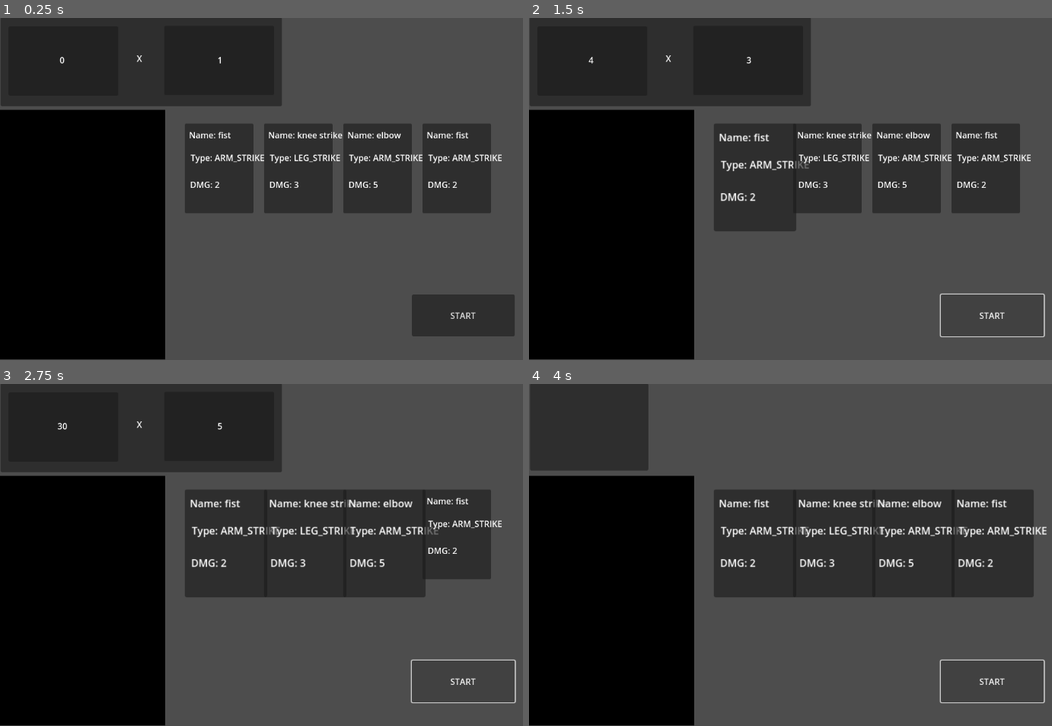
Above: before the commit, frames 1-4 (two rows, left to right).
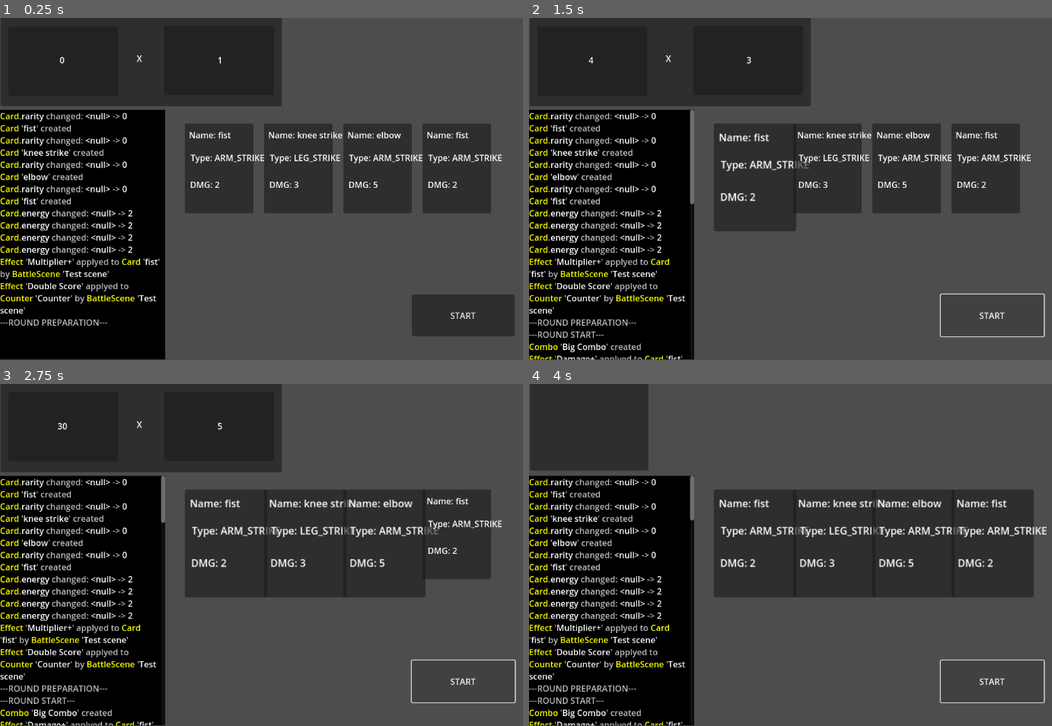
Above: after the commit, the same moments.

Repository: C0ldSt33l/Fighting-Card-Game
Game: Godot game, scene res://test_scene.tscn
Same seed, same stepped clock (60 frames per second), same inputs: the game is played once before the commit and once after it.
Inputs:
- Up to frame 1 (0.25 s): no input
- Up to frame 2 (1.5 s): click "START" at 0.5 s; click "START" at 1.25 s
- Up to frame 3 (2.75 s): click "START" at 2 s
- Up to frame 4 (4 s): no input

The runs differ from the first frame. In frame 1, 3.9% of the frame differs, in the area x 0-31%, y 27-90%; in frame 2, 4.7%, in the area x 0-32%, y 26-100%; in frame 3, 4.6%; in frame 4, 4.6%.

Commit message:
connect logger with events

Diff:
--- a/global/events.gd
+++ b/global/events.gd
@@ -1,11 +1,6 @@
 extends Node
 
 # BATTLE EVENTS
-signal round_prepare_started()
-signal round_started()
-signal round_ended()
-signal round_exit()
-
 signal obj_created(obj: Variant)
 signal obj_prop_changed(
 	obj: Variant,
@@ -14,6 +9,11 @@
 	new: int
 )
 signal obj_destroyed(obj: Variant)
+
+signal round_preparation_started()
+signal round_started()
+signal round_ended()
+signal round_exit()
 
 signal card_started(c: Card)
 signal card_ended(c: Card)
--- a/logger/logger.gd
+++ b/logger/logger.gd
@@ -5,6 +5,7 @@
 @export var TEXT_DEFAULT_COLOR := Color.GRAY
 @export var OBJ_TYPE_COLOR := Color.YELLOW
 @export var OBJ_NAME_COLOR := Color.WHITE
+@export var OBJ_PROP_COLOR := Color.WHITE
 @export var SCORE_OLD_VAL_COLOR := Color.WHITE
 @export var SCORE_NEW_VAL_COLOR := Color.WHITE
 @export var SCORE_DIFF_COLOR := Color.GREEN
@@ -12,17 +13,26 @@
 @export var EFFECT_NAME_COLOR := Color.ORANGE
 @export var DMG_COLOR := Color.RED
 
+const ROUND_PREPARATION_STARTED_PLACEHOLDERA := '---ROUND PREPARATION---'
+const ROUND_STARTED_PLACEHOLDER := '---ROUND START---'
+const ROUND_ENDED_PLACEHOLDER := '---ROUND END---'
+const ROUND_EXIT_PLACEHOLDER := '---ROUND EXIT---'
+
 const OBJ_PLACEHOLDER := "%s '%s'"
-const OBJ_HAS_CREATED_PLACEHOLDER := OBJ_PLACEHOLDER + ' has created'
-const OBJ_HAS_DESTROYED_PLACEHOLDER := OBJ_PLACEHOLDER + ' has destroyed'
-
-const CARD_HAS_PLAYED_PLACEHOLDER := OBJ_PLACEHOLDER + " has played with score(%s, %s)"
-const COMBO_HAS_ACTIVATED_PLACEHOLDER := OBJ_PLACEHOLDER + " has activated with effects:"
-const COMBO_STARTED := OBJ_PLACEHOLDER + ' started'
-const COMBO_ENDED := OBJ_PLACEHOLDER + ' ended'
-
-const APPLYED_EFFECT_PLACEHOLDER := '%s'
-const EFFECT_HAS_ACTIVATED := OBJ_PLACEHOLDER + ' has been applyed to ' + OBJ_PLACEHOLDER + ' by ' + OBJ_PLACEHOLDER
+const OBJ_CREATED_PLACEHOLDER := OBJ_PLACEHOLDER + ' created'
+const OBJ_DESTROYED_PLACEHOLDER := OBJ_PLACEHOLDER + ' destroyed'
+const OBJ_PROP_CHANGE_PLACEHOLDER := '%s.%s changed: %s -> %s'
+
+const CARD_STARTED_PLACEHOLDER := OBJ_PLACEHOLDER + " started with score(%s, %s)"
+const CARD_ENDED_PLACEHOLDER := OBJ_PLACEHOLDER + ' ended'
+
+const COMBO_STARTED_PLACEHOLDER := OBJ_PLACEHOLDER + ' started with score(%s, %s)'
+const COMBO_ENDED_PLACEHOLDER := OBJ_PLACEHOLDER + ' ended'
+
+const EXIT_FROM_PLACEHOLDER := 'Exit from ' + OBJ_PLACEHOLDER
+
+const EFFECT_APPLYED_PLACEHOLDER:= OBJ_PLACEHOLDER + ' applyed to ' + OBJ_PLACEHOLDER + ' by ' + OBJ_PLACEHOLDER
+const EFFECT_ACTIVATED_PLACEHOLDER := OBJ_PLACEHOLDER + ' activated on ' + OBJ_PLACEHOLDER
 
 const NUMBER_CHANGE_PLACEHOLDER := '%s -> %s: %s'
 const SCORE_POINTS_CHANGE_PLACEHOLDER := 'Score: points ' + NUMBER_CHANGE_PLACEHOLDER
@@ -52,95 +62,137 @@
 	self.append_text(text + '\n')
 
 
-func obj_has_created_log(obj: Variant) -> void:
+func obj_created_log(obj: Variant) -> void:
 	var type_and_name := self.get_obj_type_and_name(obj)
-	self.put_text(OBJ_HAS_CREATED_PLACEHOLDER % [
-		colorful(type_and_name[0], OBJ_TYPE_COLOR),
-		colorful(type_and_name[1], OBJ_NAME_COLOR),
-	])
-
-
-func change_points_log(old: int, new: int, diff: int) -> void:
-	var diff_color := SCORE_NEGATIVE_DIFF_COLOR if diff < 0 else SCORE_DIFF_COLOR
-	self.put_text(SCORE_POINTS_CHANGE_PLACEHOLDER % [
-		colorful(str(old), SCORE_OLD_VAL_COLOR),
-		colorful(str(new), SCORE_NEW_VAL_COLOR),
-		colorful(str(diff), diff_color),
-	])
-
-
-func change_multiplier_log(old: int, new: int, diff: int) -> void:
-	var diff_color := SCORE_NEGATIVE_DIFF_COLOR if diff < 0 else SCORE_DIFF_COLOR
-	self.put_text(SCORE_MULTIPLIER_CHANGE_PLACEHOLDER % [
-		colorful(str(old), SCORE_OLD_VAL_COLOR),
-		colorful(str(new), SCORE_NEW_VAL_COLOR),
-		colorful(str(diff), diff_color),
-	])
-
-
-func change_total_score_log(old: int, new: int, diff: int) -> void:
-	var diff_color := SCORE_NEGATIVE_DIFF_COLOR if diff < 0 else SCORE_DIFF_COLOR
-	self.put_text(SCORE_TOTAL_SCORE_CHANGE_PLACEHOLDER % [
-		colorful(str(old), SCORE_OLD_VAL_COLOR),
-		colorful(str(new), SCORE_NEW_VAL_COLOR),
-		colorful(str(diff), diff_color),
-	])
-
-
-func card_has_played_log(c: Card) -> void:
-	var type_and_name := self.get_obj_type_and_name(c)
-	self.put_text(CARD_HAS_PLAYED_PLACEHOLDER % [
-		colorful(type_and_name[0], OBJ_TYPE_COLOR),
-		colorful(type_and_name[1], OBJ_NAME_COLOR),
-		colorful(str(c.points), DMG_COLOR),
-		colorful(str(c.multiplier), DMG_COLOR),
-	])
-	self.put_text('Effects:')
-	for e in c.effects:
-		self.put_text('\t' + (APPLYED_EFFECT_PLACEHOLDER % [colorful(e.name, EFFECT_NAME_COLOR)]))
-
-
-func combo_has_activated_log(c: Combo) -> void:
-	var type_and_name := self.get_obj_type_and_name(c)
-	self.put_text(COMBO_HAS_ACTIVATED_PLACEHOLDER % [
-		colorful(type_and_name[0], OBJ_TYPE_COLOR),
-		colorful(type_and_name[1], OBJ_NAME_COLOR),
-	])
-	self.put_text(('Main ' + APPLYED_EFFECT_PLACEHOLDER) % [colorful(c.effect.name, EFFECT_NAME_COLOR)])
-	for e in c.effects_from_upgrades:
-		self.put_text(APPLYED_EFFECT_PLACEHOLDER % [colorful(e.name, EFFECT_NAME_COLOR)])
-
-
-func effect_activated_log(e: Effect) -> void:
-	var type_and_name := self.get_obj_type_and_name(e)
+	self.put_text(OBJ_CREATED_PLACEHOLDER % [
+		colorful(type_and_name[0], OBJ_TYPE_COLOR),
+		colorful(type_and_name[1], OBJ_NAME_COLOR),
+	])
+
+func obj_has_destroyed_log(obj: Variant) -> void:
+	var type_and_name := self.get_obj_type_and_name(obj)
+	self.put_text(OBJ_DESTROYED_PLACEHOLDER % [
+		colorful(type_and_name[0], OBJ_TYPE_COLOR),
+		colorful(type_and_name[1], OBJ_NAME_COLOR),
+	])
+
+func obj_prop_changed_log(obj: Variant, prop: StringName, old: Variant, new: Variant) -> void:
+	var type := self.get_obj_type_and_name(obj)[0]
+	self.put_text(OBJ_PROP_CHANGE_PLACEHOLDER % [
+		colorful(type, OBJ_TYPE_COLOR),
+		colorful(prop, Color.WHITE),
+		colorful(str(old), SCORE_OLD_VAL_COLOR),
+		colorful(str(new), SCORE_NEW_VAL_COLOR),
+	])
+
+
+func round_preparation_started_log():
+	self.put_text(ROUND_PREPARATION_STARTED_PLACEHOLDERA)
+
+func round_started_log():
+	self.put_text(ROUND_STARTED_PLACEHOLDER)
+
+func round_ended_log():
+	self.put_text(ROUND_ENDED_PLACEHOLDER)
+
+func round_exit_log():
+	self.put_text(ROUND_EXIT_PLACEHOLDER)
+
+
+func card_started_log(c: Card) -> void:
+	var type_and_name := self.get_obj_type_and_name(c)
+	self.put_text(CARD_STARTED_PLACEHOLDER % [
+		colorful(type_and_name[0], OBJ_TYPE_COLOR),
+		colorful(type_and_name[1], OBJ_NAME_COLOR),
+		colorful(str(c.points), OBJ_PROP_COLOR),
+		colorful(str(c.multiplier), OBJ_PROP_COLOR),
+	])
+
+func card_ended_log(c: Card) -> void:
+	var type_and_name := self.get_obj_type_and_name(c)
+	self.put_text(CARD_ENDED_PLACEHOLDER % [
+		colorful(type_and_name[0], OBJ_TYPE_COLOR),
+		colorful(type_and_name[1], OBJ_NAME_COLOR),
+	])
+
+func card_exit_log(c: Card) -> void:
+	var type_and_name := self.get_obj_type_and_name(c)
+	self.put_text(EXIT_FROM_PLACEHOLDER % [
+		colorful(type_and_name[0], OBJ_TYPE_COLOR),
+		colorful(type_and_name[1], OBJ_NAME_COLOR),
+	])
+
+
+func combo_started_log(c: Combo) -> void:
+	var type_and_name := self.get_obj_type_and_name(c)
+	self.put_text(COMBO_STARTED_PLACEHOLDER % [
+		colorful(type_and_name[0], OBJ_TYPE_COLOR),
+		colorful(type_and_name[1], OBJ_NAME_COLOR),
+		colorful(str(c.points), OBJ_PROP_COLOR),
+		colorful(str(c.multiplier), OBJ_PROP_COLOR),
+	])
+
+func combo_ended_log(c: Combo) -> void:
+	var type_and_name := self.get_obj_type_and_name(c)
+	self.put_text(COMBO_ENDED_PLACEHOLDER % [
+		colorful(type_and_name[0], OBJ_TYPE_COLOR),
+		colorful(type_and_name[1], OBJ_NAME_COLOR),
+	])
+
+func combo_exit_log(c: Combo) -> void:
+	var type_and_name := self.get_obj_type_and_name(c)
+	self.put_text(EXIT_FROM_PLACEHOLDER % [
+		colorful(type_and_name[0], OBJ_TYPE_COLOR),
+		colorful(type_and_name[1], OBJ_NAME_COLOR),
+	])
+
+
+func effect_applyed_log(e: Effect) -> void:
+	var effect_type_and_name := self.get_obj_type_and_name(e)
+	var target_type_and_name := self.get_obj_type_and_name(e.target)
 	var caster_type_and_name := self.get_obj_type_and_name(e.caster)
-	var target_type_and_name := self.get_obj_type_and_name(e.target)
-	self.put_text(EFFECT_HAS_ACTIVATED % [
-		colorful(type_and_name[0], OBJ_TYPE_COLOR),
-		colorful(type_and_name[1], OBJ_NAME_COLOR),
+	self.put_text(EFFECT_APPLYED_PLACEHOLDER % [
+		colorful(effect_type_and_name[0], OBJ_TYPE_COLOR),
+		colorful(effect_type_and_name[1], OBJ_NAME_COLOR),
 		colorful(target_type_and_name[0], OBJ_TYPE_COLOR),
 		colorful(target_type_and_name[1], OBJ_NAME_COLOR),
 		colorful(caster_type_and_name[0], OBJ_TYPE_COLOR),
 		colorful(caster_type_and_name[1], OBJ_NAME_COLOR),
 	])
 
-
-func obj_prop_changed_log(obj: Variant, prop: StringName, old: Variant, new: Variant) -> void:
-	const placeholder := '%s.%s changed: %s -> %s'
-	var type := self.get_obj_type_and_name(obj)[0]
-	self.put_text(placeholder % [
-		colorful(type, OBJ_TYPE_COLOR),
-		colorful(prop, Color.WHITE),
-		colorful(str(old), SCORE_OLD_VAL_COLOR),
-		colorful(str(new), SCORE_NEW_VAL_COLOR),
-	])
-
-
-func obj_has_destroyed_log(obj: Variant) -> void:
-	var type_and_name := self.get_obj_type_and_name(obj)
-	self.put_text(OBJ_HAS_DESTROYED_PLACEHOLDER % [
-		colorful(type_and_name[0], OBJ_TYPE_COLOR),
-		colorful(type_and_name[1], OBJ_NAME_COLOR),
+func effect_activated_log(e: Effect) -> void:
+	var effect_type_and_name := self.get_obj_type_and_name(e)
+	var target_type_and_name := self.get_obj_type_and_name(e.target)
+	self.put_text(EFFECT_ACTIVATED_PLACEHOLDER % [
+		colorful(effect_type_and_name[0], OBJ_TYPE_COLOR),
+		colorful(effect_type_and_name[1], OBJ_NAME_COLOR),
+		colorful(target_type_and_name[0], OBJ_TYPE_COLOR),
+		colorful(target_type_and_name[1], OBJ_NAME_COLOR),
+	])
+
+
+func score_points_updated_log(old: int, new: int, diff: int) -> void:
+	var diff_color := SCORE_NEGATIVE_DIFF_COLOR if diff < 0 else SCORE_DIFF_COLOR
+	self.put_text(SCORE_POINTS_CHANGE_PLACEHOLDER % [
+		colorful(str(old), SCORE_OLD_VAL_COLOR),
+		colorful(str(new), SCORE_NEW_VAL_COLOR),
+		colorful(str(diff), diff_color),
+	])
+
+func score_multiplier_updated_log(old: int, new: int, diff: int) -> void:
+	var diff_color := SCORE_NEGATIVE_DIFF_COLOR if diff < 0 else SCORE_DIFF_COLOR
+	self.put_text(SCORE_MULTIPLIER_CHANGE_PLACEHOLDER % [
+		colorful(str(old), SCORE_OLD_VAL_COLOR),
+		colorful(str(new), SCORE_NEW_VAL_COLOR),
+		colorful(str(diff), diff_color),
+	])
+
+func score_total_score_updated_log(old: int, new: int, diff: int) -> void:
+	var diff_color := SCORE_NEGATIVE_DIFF_COLOR if diff < 0 else SCORE_DIFF_COLOR
+	self.put_text(SCORE_TOTAL_SCORE_CHANGE_PLACEHOLDER % [
+		colorful(str(old), SCORE_OLD_VAL_COLOR),
+		colorful(str(new), SCORE_NEW_VAL_COLOR),
+		colorful(str(diff), diff_color),
 	])
 
 
@@ -158,7 +210,28 @@
 
 
 func connect_battle_signals() -> void:
-	pass
+	Events.connect_events({
+		round_preparation_started = self.round_preparation_started_log,
+		round_started = self.round_started_log,
+		round_ended = self.round_ended_log,
+		round_exit = self.round_exit_log,
+
+		obj_created = self.obj_created_log,
+		obj_prop_changed = self.obj_prop_changed_log,
+		obj_destroyed = self.obj_has_destroyed_log,
+
+		card_started = self.card_started_log ,
+		card_ended = self.card_ended_log ,
+		card_exit = self.card_exit_log ,
+		combo_started = self.combo_started_log ,
+		combo_ended = self.combo_ended_log ,
+		combo_exit = self.combo_exit_log ,
+		effect_applyed = self.effect_applyed_log ,
+		effect_activated = self.effect_activated_log ,
+		score_points_updated = self.score_points_updated_log ,
+		score_multiplier_updated = self.score_multiplier_updated_log ,
+		score_total_score_updated = self.score_total_score_updated_log ,
+	})
 
 
 static func colorful(text: String, c: Color) -> String:
--- a/test_scene.gd
+++ b/test_scene.gd
@@ -22,16 +22,7 @@
 
 func _ready() -> void:
 	Game.battle = self
-	# self.connect_signals(self, {
-	# 	round_started = null,
-	# 	round_ended = null,
-	# 	round_tick = null,
-	# })
-	# Utils.connect_signals(self.counter, {
-	# 	'points_changed': self.logger.change_points_log,
-	# 	'multiplier_changed': self.logger.change_multiplier_log,
-	# 	'total_score_changed': self.logger.change_total_score_log,
-	# })
+	self.logger.connect_battle_signals()
 
 	var configs := [
 		{
@@ -79,7 +70,7 @@
 	Game.battle.add_effect(post_round_effect)
 
 	# print(inst_to_dict(self))
-	Events.round_prepare_started.emit()
+	Events.round_preparation_started.emit()
 
 
 func start_round() -> void:
@@ -112,7 +103,7 @@
 	self.cards_on_table.clear()
 	self.effects.clear()
 
-	Events.round_prepare_started.emit()
+	Events.round_preparation_started.emit()
 
 
 func play_card() -> void:
@@ -146,12 +137,6 @@
 		func (c: Card) -> void:
 			c.add_tags(config)
 			c.position = pos
-			#c = Utils.connect_signals(c, {
-				#created = self.logger.obj_has_created_log,
-				#played = self.logger.card_has_played_log,
-				#destroyed = self.logger.obj_has_destroyed_log,
-				#prop_changed = self.logger.obj_prop_changed_log,
-			#})
 	)
 
 	self.cards_on_table.append(card)
@@ -180,14 +165,6 @@
 
 func create_combo(name: StringName, cards: Array[Card]) -> Combo:
 	var combo := ComboFactory.create(name, cards)
-	if combo == null: return null
-
-	#Utils.connect_signals(combo, {
-		#created = self.logger.obj_has_created_log,
-		#played = self.logger.combo_has_activated,
-		#destroyed = self.logger.obj_has_destroyed_log,
-	#})
-
 	return combo
 
 
